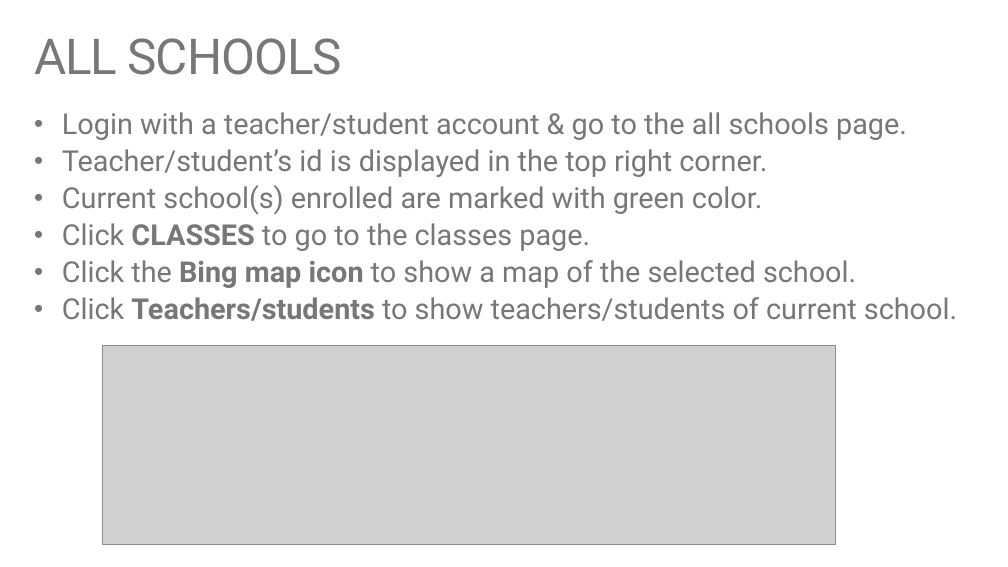
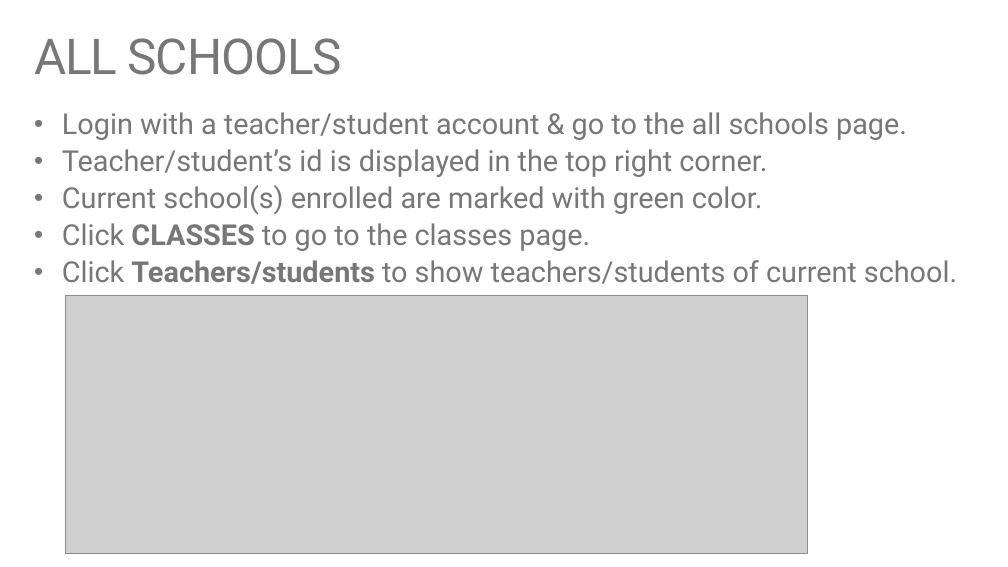
Before and after one commit to sumitkharche/O365-EDU-AngularNodeJS-Samples, a slide deck: slide 34 of EDU GRAPH-API Demo Script.pptx (slide 33 before the commit). Drawn at 1008x567 pixels with LibreOffice and Linux fonts; fonts in the diff are those of the drawing; grey boxes stand for pictures. Boxes give left, top, right and bottom in pixels: in the first picture for what was removed or moved away, otherwise in the second. Text is boxed around its words. In the diff, an @@ line names an element or a change of style, - is before the commit and + after.

Commit message:
Replace AAD endpoints with Graph API endpoints.  Remove Bing Maps requirement.

```diff
--- a/EDU GRAPH-API Demo Script.pptx
+++ b/EDU GRAPH-API Demo Script.pptx
@@ text at box(62, 260, 856, 288): paragraph removed @@
-• Click the Bing map icon to show a map of the selected school.
@@ picture: place and size @@
-picture at box(102, 345, 835, 545)
+picture at box(65, 296, 808, 554)
```
Also in this commit, not shown: 1 slide added, 26 other files.
